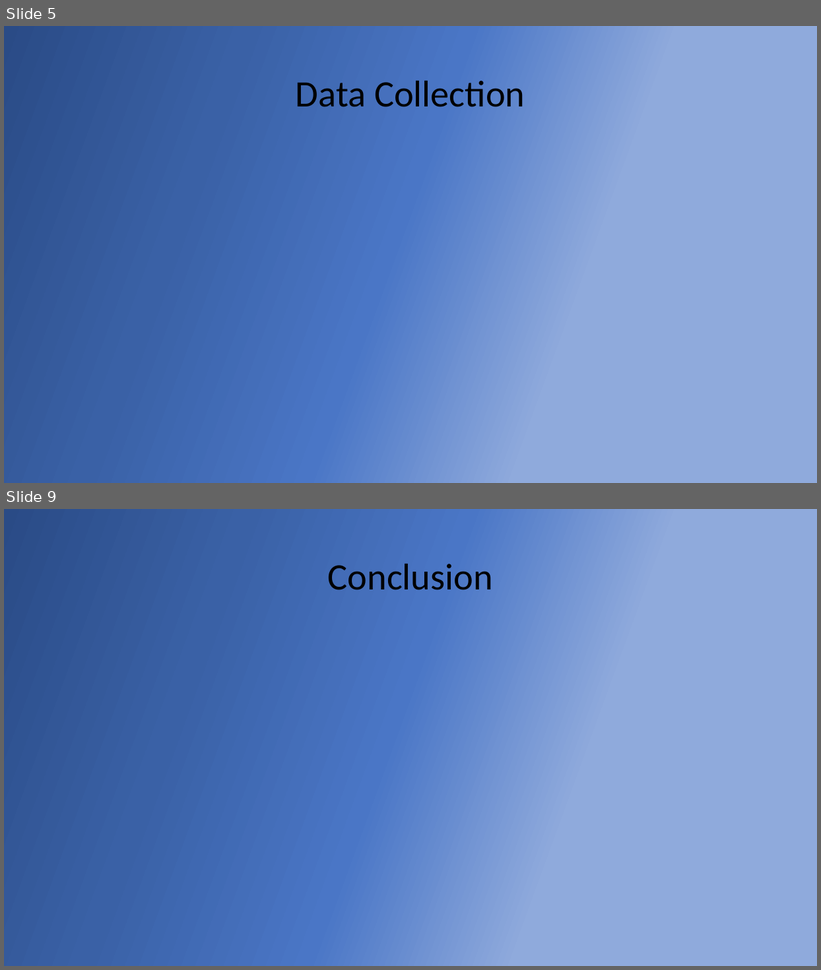
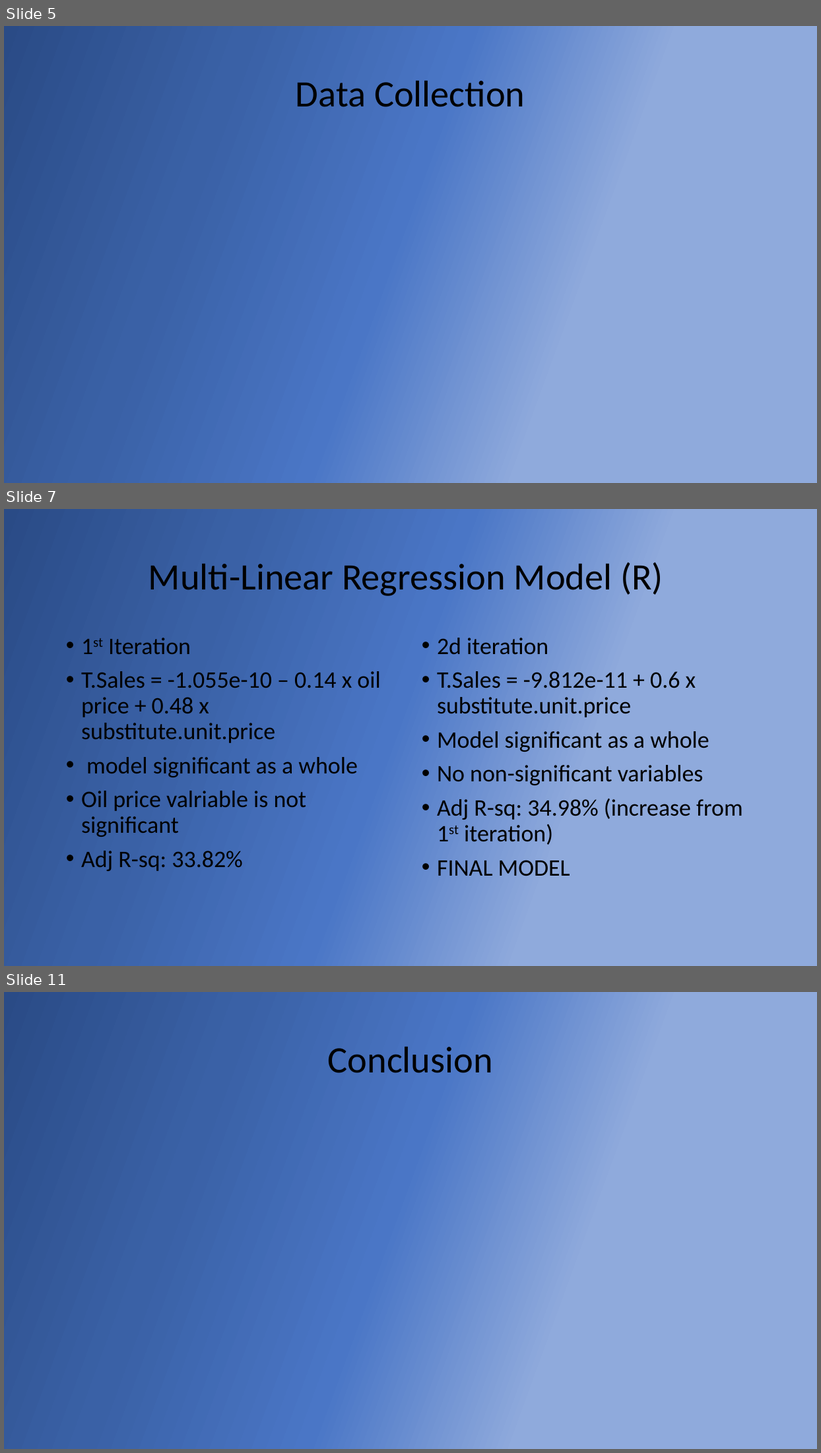
Before and after one commit to sonamgupta1105/Tesla_Analytics, a slide deck: finalPptTesla.pptx. Shown one above the other, each under a label of ours: slides 5 and 9 before the commit, slides 5, 7 and 11 after it; the slides between them are not shown. The pictures are 821x970 and 821x1453 pixels, drawn with LibreOffice and Linux fonts; fonts in the diff are those of the drawing. Boxes give left, top, right and bottom in pixels: in the first picture for what was removed or moved away, otherwise in the second. Text is boxed around its words. In the diff, an @@ line names an element or a change of style, - is before the commit and + after.

```diff
--- a/finalPptTesla.pptx
+++ b/finalPptTesla.pptx
@@ slide 7 added at <box>4,509,817,966</box>, background gradient #2A4B86 to #3A61A6 to #4A76C6 to #8FAADC @@
@@ title added at <box>149,562,663,596</box>, 44 pt, text #000000 @@
+Multi-Linear Regression Model (R)
@@ text added at <box>81,638,380,871</box>, 28 pt, text #000000 @@
+• 1st Iteration
+• T.Sales = -1.055e-10 – 0.14 x oil price + 0.48 x substitute.unit.price
+• model significant as a whole
+• Oil price valriable is not significant
+• Adj R-sq: 33.82%
@@ text added at <box>437,638,743,877</box>, 28 pt, text #000000 @@
+• 2d iteration
+• T.Sales = -9.812e-11 + 0.6 x substitute.unit.price
+• Model significant as a whole
+• No non-significant variables
+• Adj R-sq: 34.98% (increase from 1st iteration)
+• FINAL MODEL
@@ what was slide 9 is now slide 11 @@
```
Also in this commit, not shown: 7 other slides added, 5 slides removed, 1 other file.
